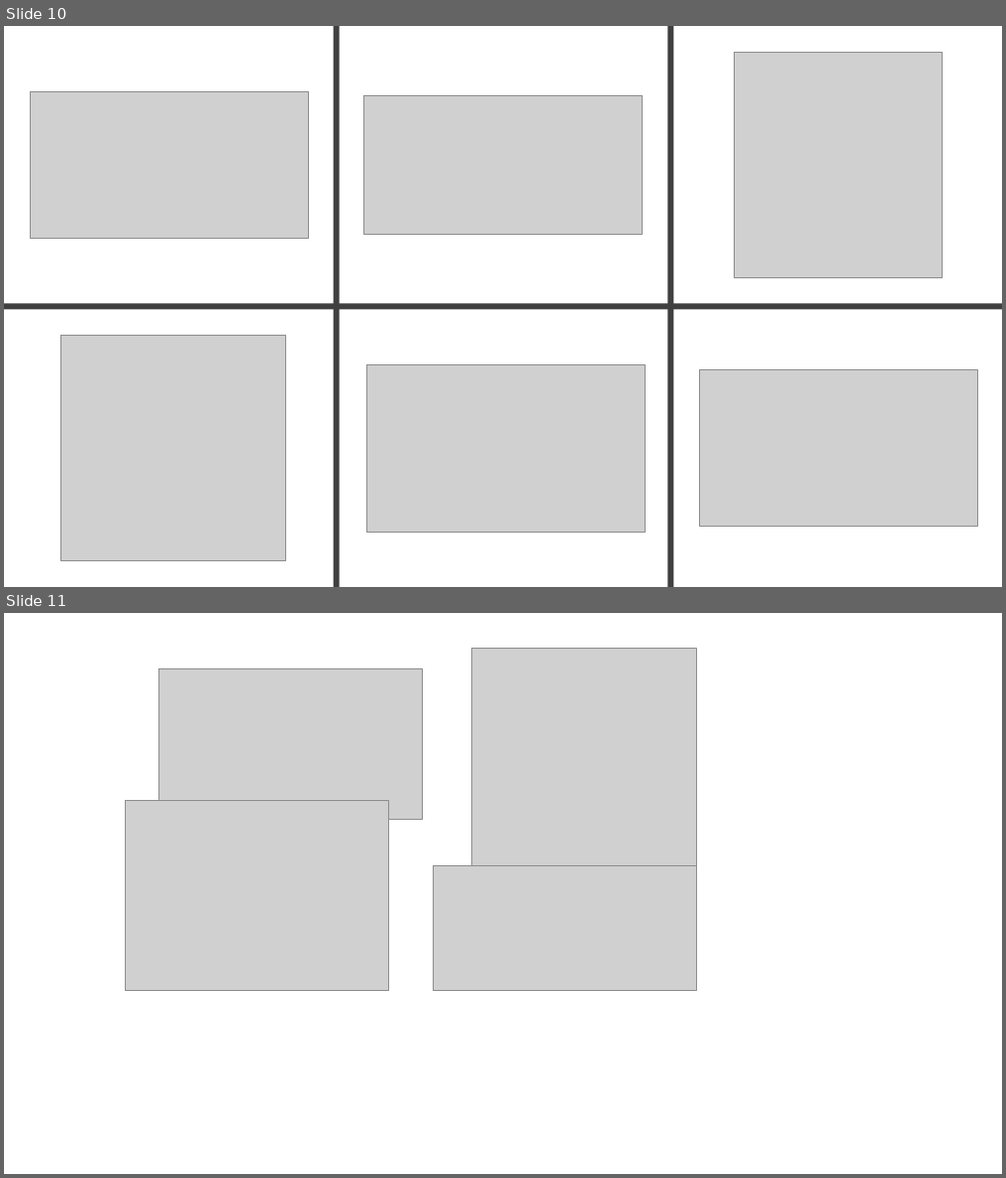
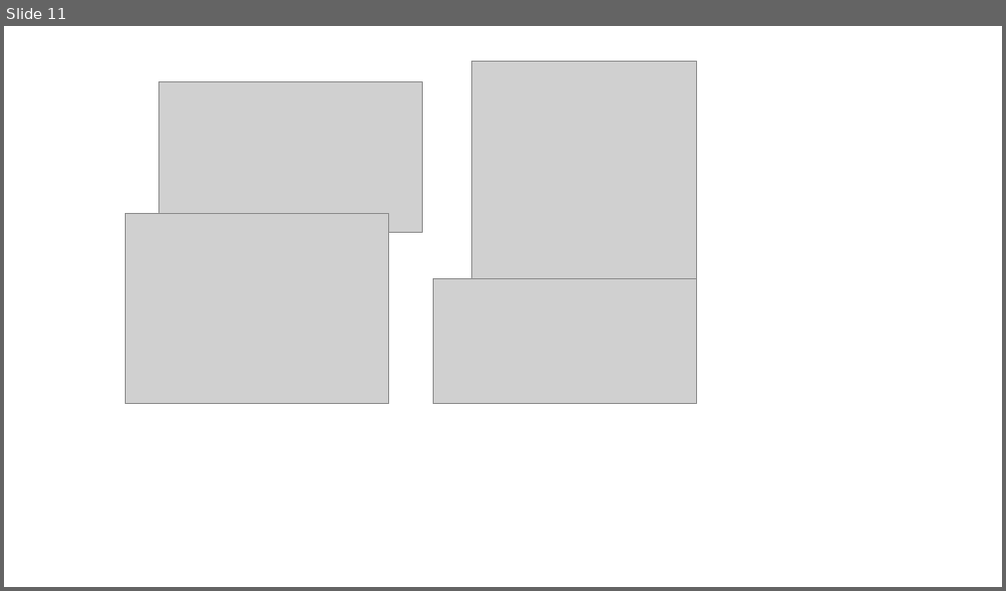
Before and after one commit to breinerbca99/portafolio1, a slide deck: src/assets/Tecnologias.pptx. Shown one above the other, each under a label of ours: slides 10 and 11 before the commit, slide 11 after it. The pictures are 1006x1178 and 1006x591 pixels, drawn with LibreOffice and Linux fonts; fonts in the diff are those of the drawing; grey boxes stand for pictures. Boxes give left, top, right and bottom in pixels: in the first picture for what was removed or moved away, otherwise in the second. Text is boxed around its words. In the diff, an @@ line names an element or a change of style, - is before the commit and + after.

```diff
--- a/src/assets/Tecnologias.pptx
+++ b/src/assets/Tecnologias.pptx
@@ slide 10 removed at [4, 26, 1002, 587], background #FFFFFF @@
@@ rectangle removed at [334, 26, 340, 587] @@
@@ rectangle removed at [668, 26, 674, 587] @@
@@ picture removed at [735, 52, 943, 277] @@
@@ picture removed at [30, 92, 309, 239] @@
@@ picture removed at [364, 95, 643, 235] @@
@@ rectangle removed at [4, 303, 1002, 309] @@
@@ picture removed at [60, 336, 285, 562] @@
@@ picture removed at [366, 366, 645, 532] @@
@@ picture removed at [699, 371, 978, 527] @@
```
Also in this commit, not shown: 2 slides changed, 2 slides added, 19 other files.
